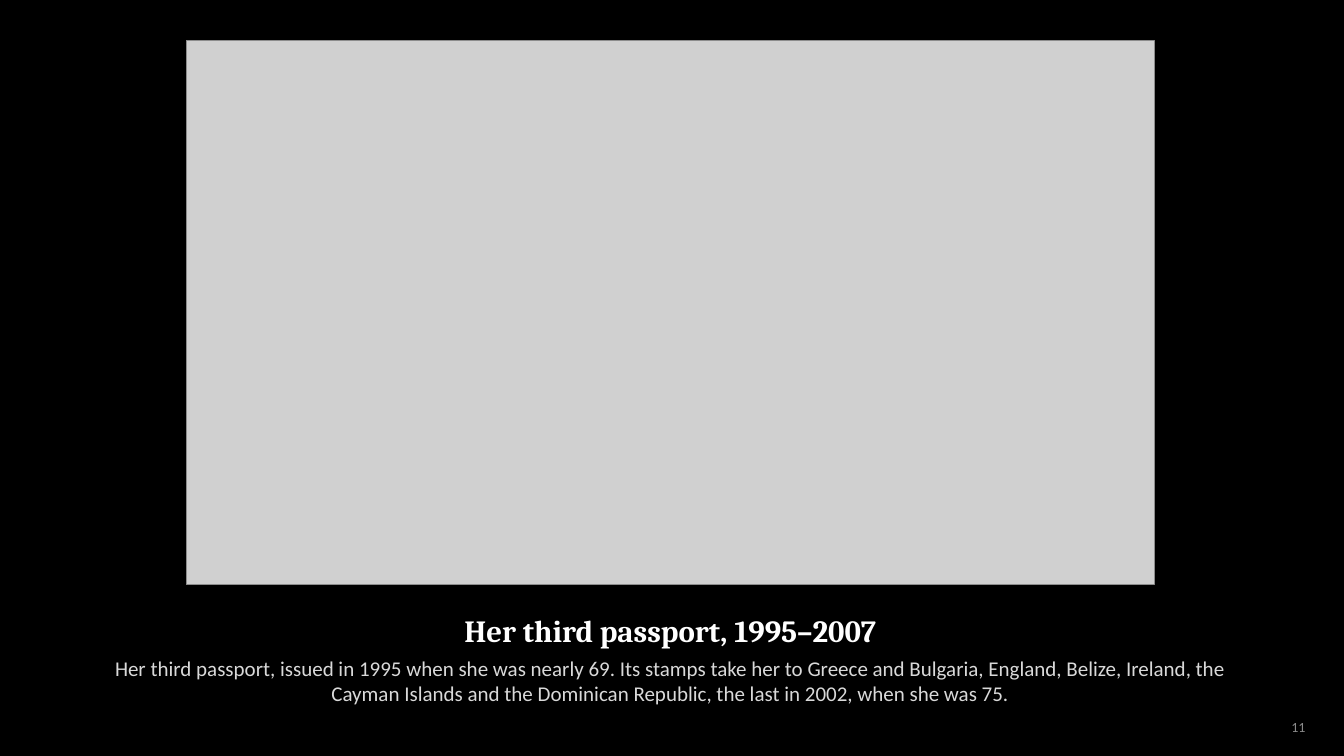
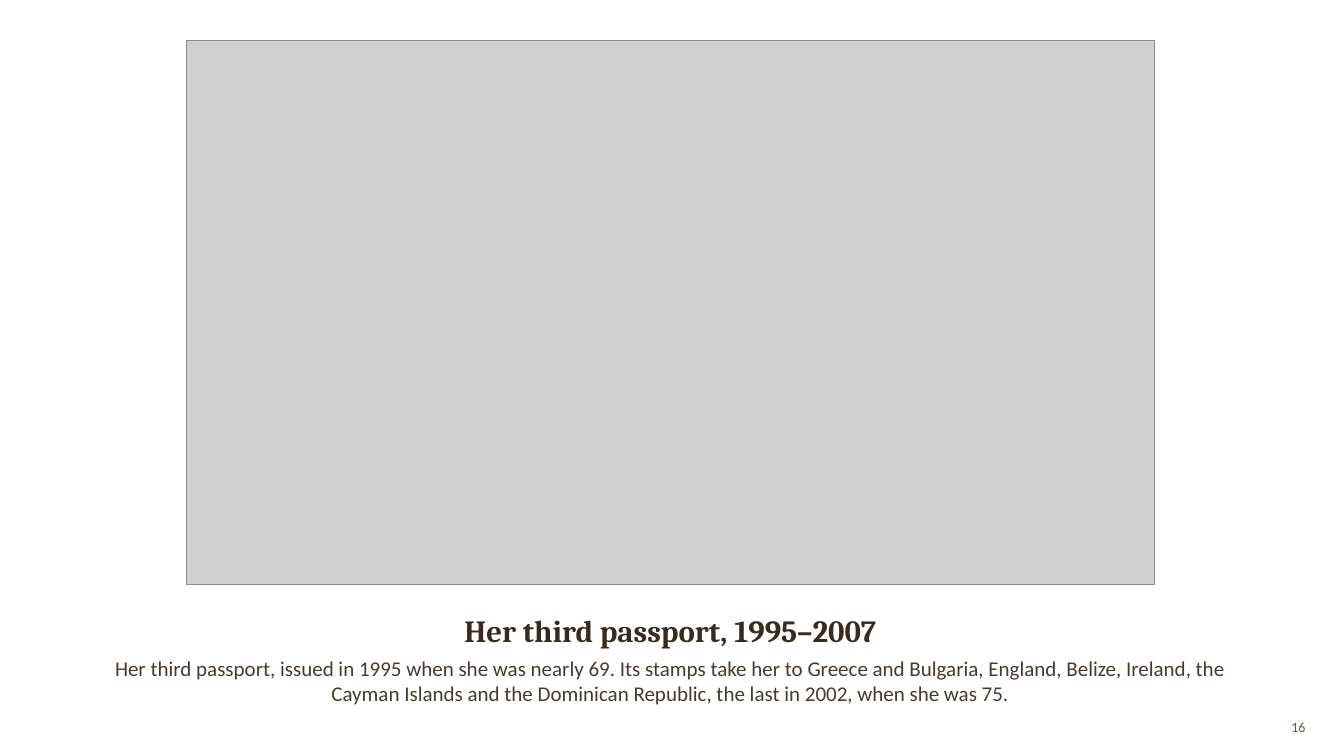
Before and after one commit to arrestle/bobbie-memorial, a slide deck: slide 16 of For Phillip/phillip-slides.pptx (slide 11 before the commit). Drawn at 1344x756 pixels with LibreOffice and Linux fonts; fonts in the diff are those of the drawing; grey boxes stand for pictures; background and template pictures are left out. Boxes give left, top, right and bottom in pixels: in the first picture for what was removed or moved away, otherwise in the second. Text is boxed around its words. In the diff, an @@ line names an element or a change of style, - is before the commit and + after.

```diff
--- a/For Phillip/phillip-slides.pptx
+++ b/For Phillip/phillip-slides.pptx
@@ background #000000 to picture (left out) @@
@@ text "Her third passport, 1995–2007" at (x1=464, y1=620, x2=876, y2=649): text colour #FFFFFF to #3B2A1A @@
@@ text "Her third passport, issued in ..." at (x1=115, y1=661, x2=1224, y2=705): text colour #D9D9D9 to #4A3A28 @@
@@ page number at (x1=1291, y1=722, x2=1305, y2=732): text changed; text colour #8A8A8A to #6B5A45 @@
-11
+16
```
Also in this commit, not shown: 5 other slides changed, 4 slides added.
